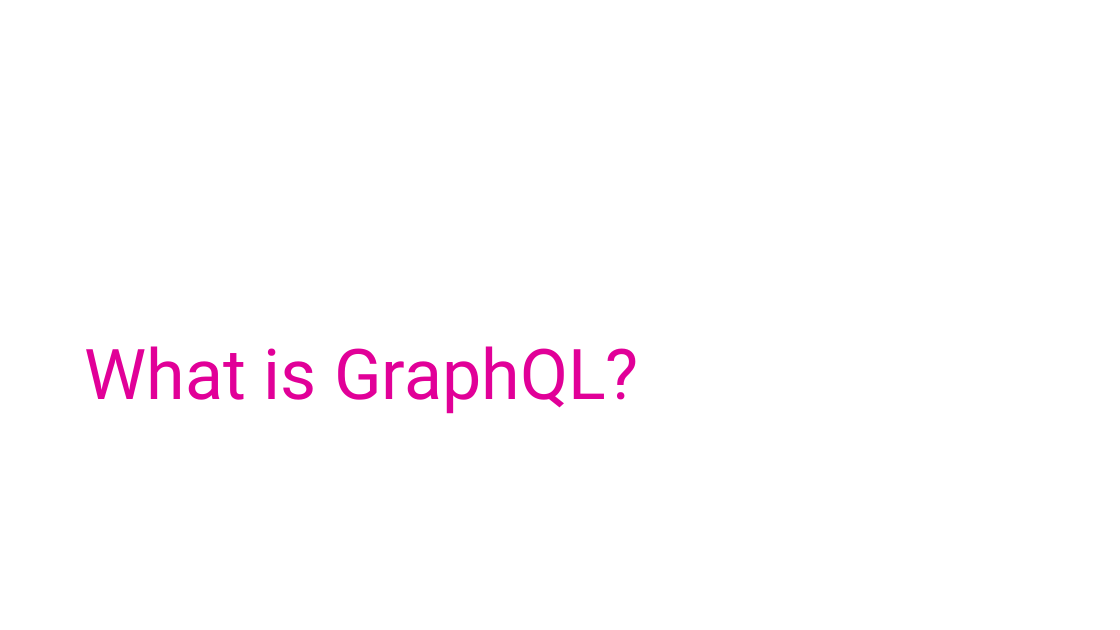
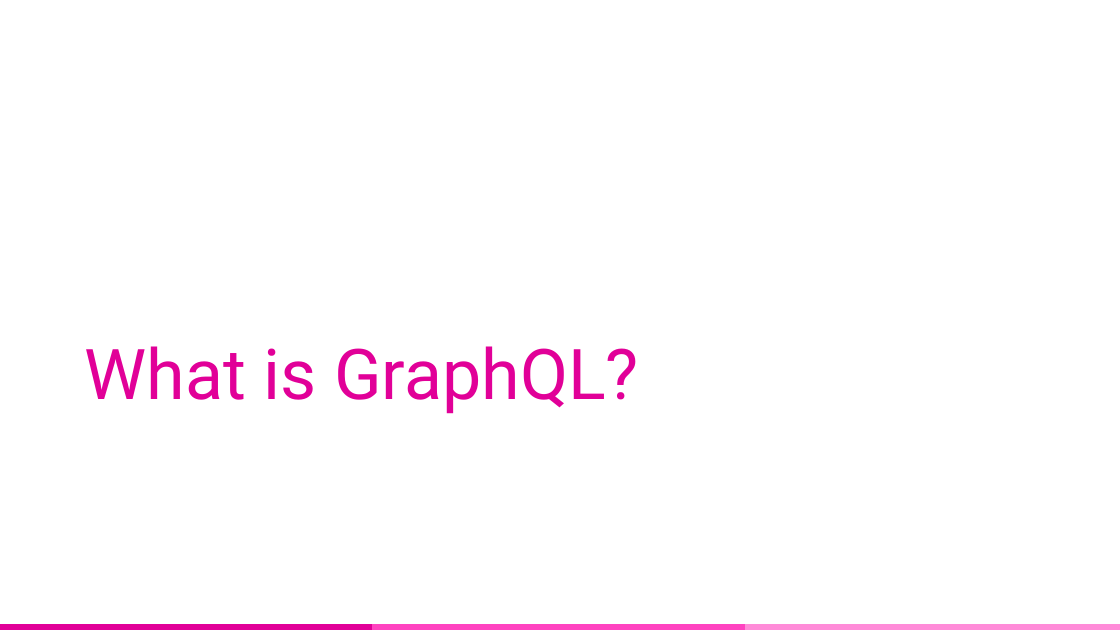
Before and after one commit to ArneSchulze/GraphQL, a slide deck: slide 3 of slides.pptx. Drawn at 1120x630 pixels with LibreOffice and Linux fonts; fonts in the diff are those of the drawing. Boxes give left, top, right and bottom in pixels: in the first picture for what was removed or moved away, otherwise in the second. Text is boxed around its words. In the diff, an @@ line names an element or a change of style, - is before the commit and + after.

Commit message:
Update slides

```diff
--- a/slides.pptx
+++ b/slides.pptx
@@ rectangle added at [0,625,374,630], fill #E10098, outline #E10098 1 pt @@
@@ rectangle added at [372,625,746,630], fill #FF43C0, outline #FF43C0 1 pt @@
@@ rectangle added at [746,625,1120,630], fill #FF8BD8, outline #FF8BD8 1 pt @@
```
Also in this commit, not shown: 4 other slides changed.
